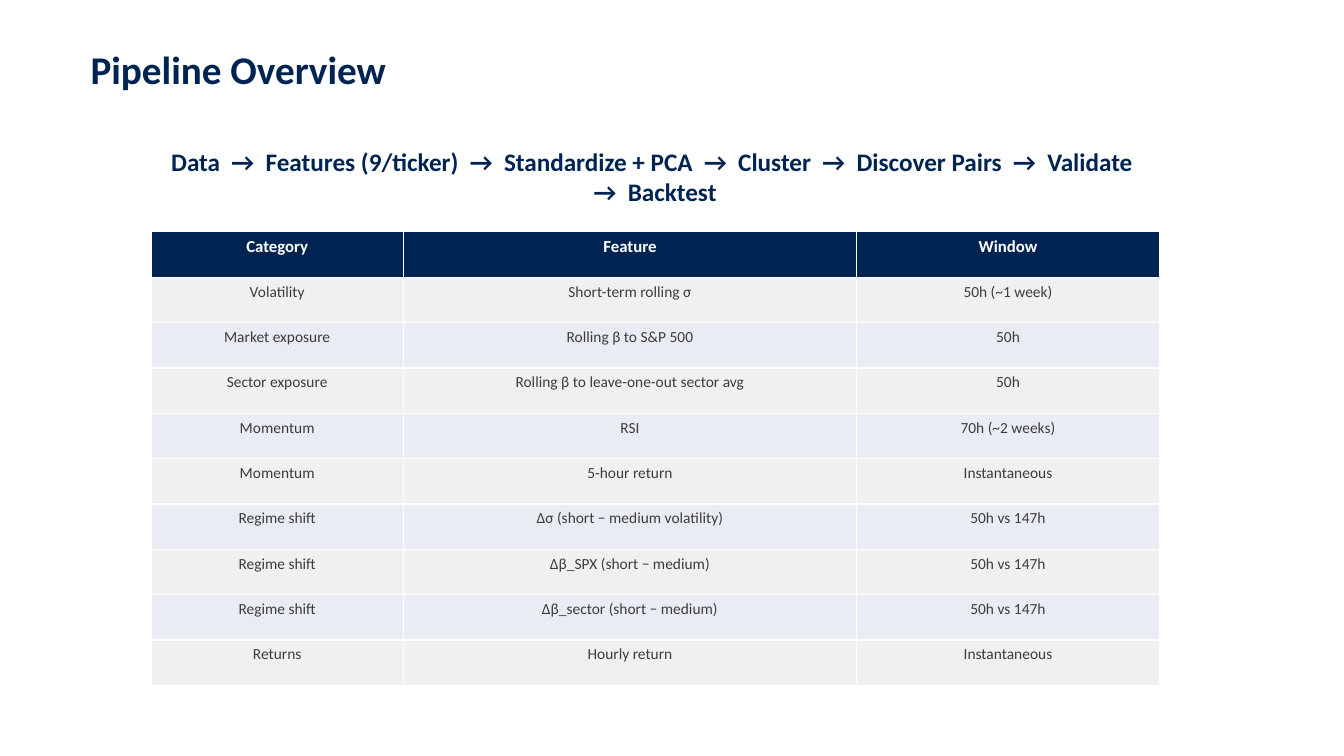
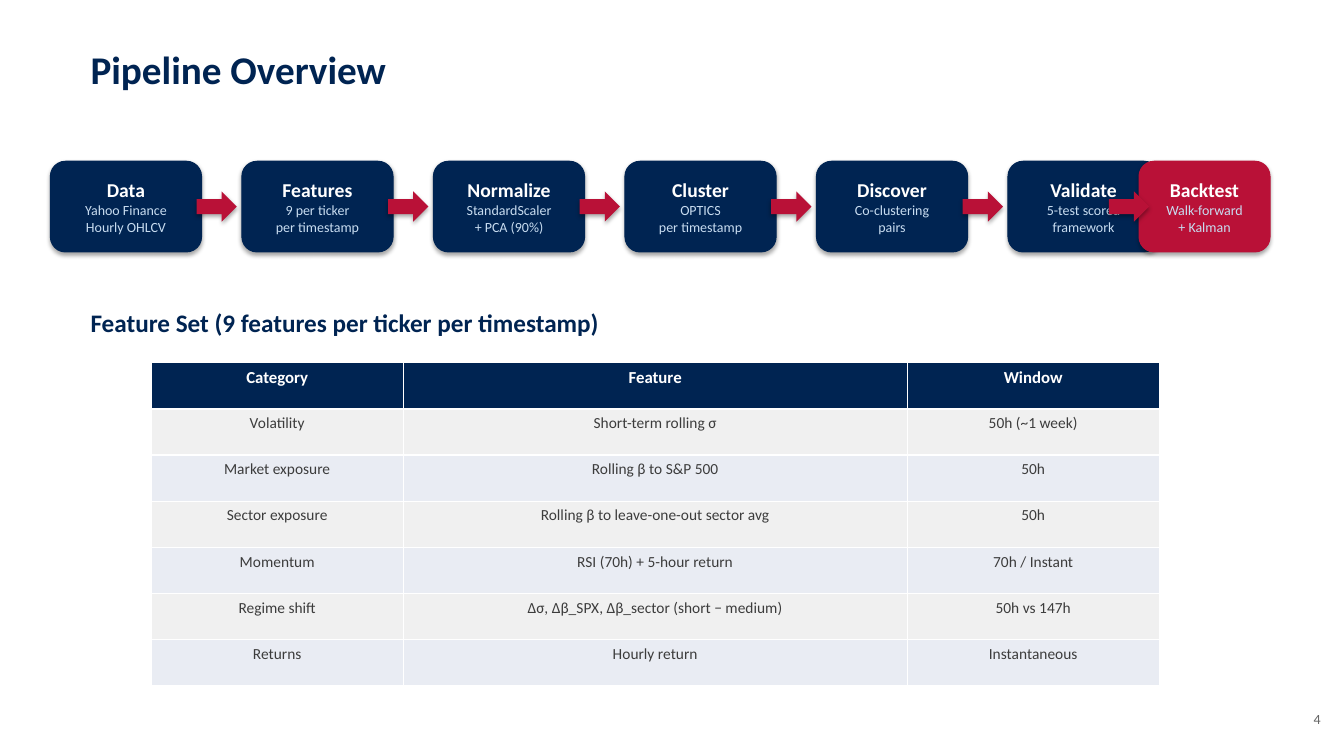
Before and after one commit to jcmcode/pairs-test, a slide deck: slide 4 of deliverables/presentation.pptx (slide 6 before the commit). Drawn at 1344x756 pixels with LibreOffice and Linux fonts; fonts in the diff are those of the drawing. Boxes give left, top, right and bottom in pixels: in the first picture for what was removed or moved away, otherwise in the second. Text is boxed around its words. In the diff, an @@ line names an element or a change of style, - is before the commit and + after.

```diff
--- a/deliverables/presentation.pptx
+++ b/deliverables/presentation.pptx
@@ rounded rectangle added at bbox=[50, 161, 202, 252], fill #002452, outline #002452 0.75 pt, 10 pt, text #C8DCF0 @@
+Data
+Yahoo Finance
+Hourly OHLCV
@@ text removed at bbox=[171, 152, 1132, 202] @@
-Data → Features (9/ticker) → Standardize + PCA → Cluster → Discover Pairs → Validate → Backtest
@@ rounded rectangle added at bbox=[242, 161, 393, 252], fill #002452, outline #002452 0.75 pt, 10 pt, text #C8DCF0 @@
+Features
+9 per ticker
+per timestamp
@@ rounded rectangle added at bbox=[434, 161, 585, 252], fill #002452, outline #002452 0.75 pt, 10 pt, text #C8DCF0 @@
+Normalize
+StandardScaler
++ PCA (90%)
@@ rounded rectangle added at bbox=[625, 161, 776, 252], fill #002452, outline #002452 0.75 pt, 10 pt, text #C8DCF0 @@
+Cluster
+OPTICS
+per timestamp
@@ rounded rectangle added at bbox=[817, 161, 968, 252], fill #002452, outline #002452 0.75 pt, 10 pt, text #C8DCF0 @@
+Discover
+Co-clustering
+pairs
@@ rounded rectangle added at bbox=[1008, 161, 1159, 252], fill #002452, outline #002452 0.75 pt, 10 pt, text #C8DCF0 @@
+Validate
+5-test scored
+framework
@@ rounded rectangle added at bbox=[1139, 161, 1270, 252], fill #B91137, outline #B91137 0.75 pt, 10 pt, text #C8DCF0 @@
+Backtest
+Walk-forward
++ Kalman
@@ right arrow added at bbox=[197, 192, 237, 222], fill #B91137 @@
@@ right arrow added at bbox=[388, 192, 429, 222], fill #B91137 @@
@@ right arrow added at bbox=[580, 192, 620, 222], fill #B91137 @@
@@ right arrow added at bbox=[771, 192, 812, 222], fill #B91137 @@
@@ right arrow added at bbox=[963, 192, 1003, 222], fill #B91137 @@
@@ right arrow added at bbox=[1109, 192, 1149, 222], fill #B91137 @@
@@ text added at bbox=[91, 313, 598, 336], 18 pt, text #002452, bold @@
+Feature Set (9 features per ticker per timestamp)
@@ table at bbox=[151, 363, 1159, 686] @@
-row 5: Momentum | RSI | 70h (~2 weeks)
-row 6: Momentum | 5-hour return | Instantaneous
-row 7: Regime shift | Δσ (short − medium volatility) | 50h vs 147h
-row 8: Regime shift | Δβ_SPX (short − medium) | 50h vs 147h
-row 9: Regime shift | Δβ_sector (short − medium) | 50h vs 147h
+row 5: Momentum | RSI (70h) + 5-hour return | 70h / Instant
+row 6: Regime shift | Δσ, Δβ_SPX, Δβ_sector (short − medium) | 50h vs 147h
@@ table: place and size @@
-table at bbox=[151, 232, 1159, 686]
+table at bbox=[151, 363, 1159, 686]
@@ text added at bbox=[1314, 715, 1321, 724], 10 pt, text #646464 @@
+4
```
Also in this commit, not shown: 17 other slides changed, 2 slides added, 7 slides removed, 15 other files.
